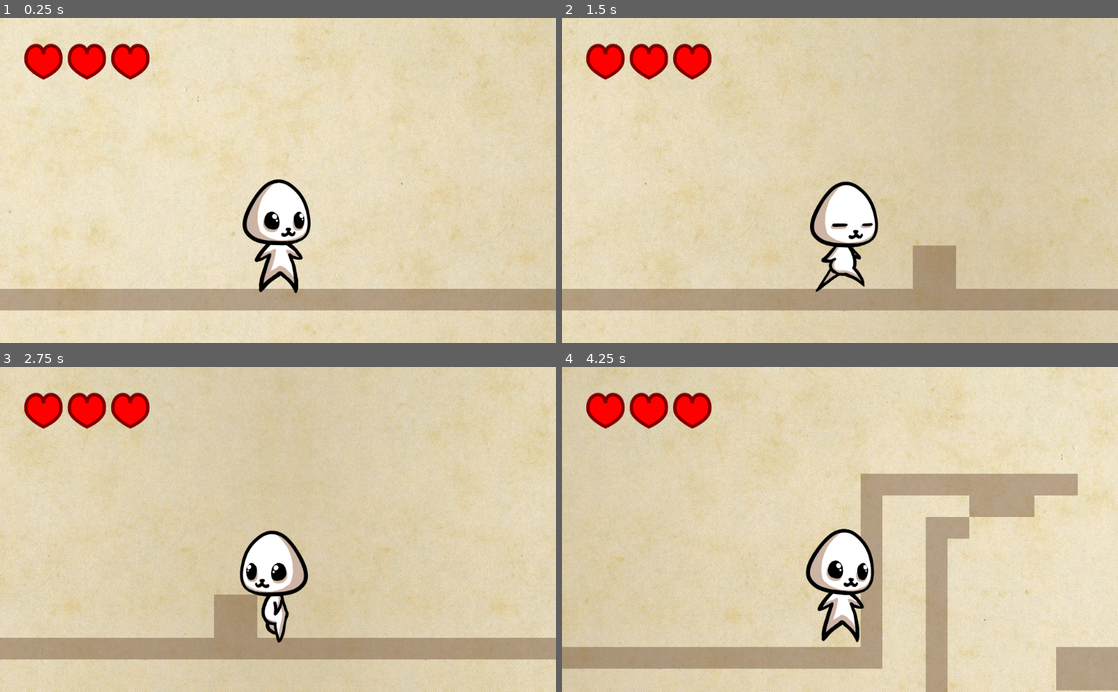
Above: before the commit, frames 1-4 (two rows, left to right).
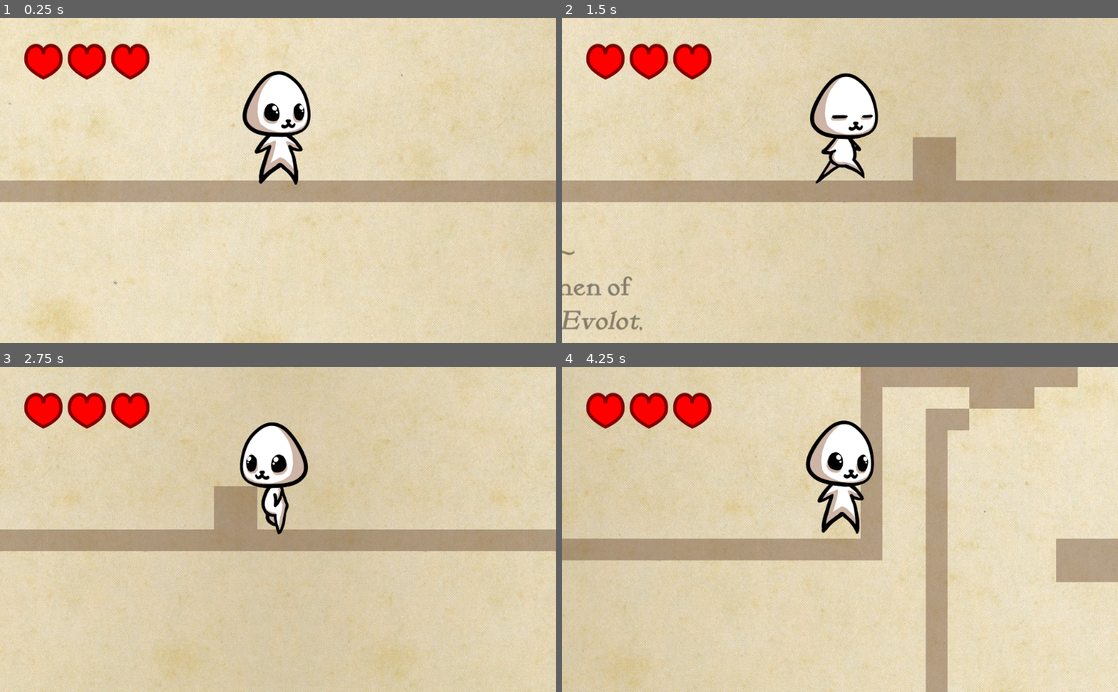
Above: after the commit, the same moments.

Repository: notapixelstudio/evolvania2
Game: Godot game, scene res://levels/Start.tscn
Same seed, same stepped clock (60 frames per second), same inputs: the game is played once before the commit and once after it. This scene is started directly instead of the project's main scene.
Inputs:
- Up to frame 1 (0.25 s): no input
- Up to frame 2 (1.5 s): tap Enter (ui_accept) at 0.5, 0.77 s; hold Right (ui_right) from 0.53 s (still down)
- Up to frame 3 (2.75 s): tap Enter (ui_accept) at 1.52 s; release Right (ui_right) at 2.03 s; hold Left (ui_left) from 2.03 s (still down)
- Up to frame 4 (4.25 s): release Left (ui_left) at 2.78 s; hold Right (ui_right) from 2.78 s (still down); tap Enter (ui_accept) at 3.02, 3.77 s

The runs differ from the first frame. In frame 1, 21% of the frame differs, in the area x 0-100%, y 0-100%; in frame 2, 22%; in frame 3, 21%; in frame 4, 26%.

Commit message:
figure system

Diff:
--- a/godot/Character.gd
+++ b/godot/Character.gd
@@ -1,4 +1,6 @@
 extends KinematicBody2D
+
+class_name Character
 
 export var x_speed : float = 700.0
 export var air_x_speed: float = 550.0
--- /dev/null
+++ b/godot/Diamond.gd
@@ -0,0 +1,5 @@
+extends Area2D
+
+func _on_Diamond_body_entered(body):
+	if body is Character:
+		queue_free()
--- a/godot/Diamond.tscn
+++ b/godot/Diamond.tscn
@@ -1,15 +1,18 @@
-[gd_scene load_steps=3 format=2]
+[gd_scene load_steps=4 format=2]
 
-[ext_resource path="res://assets/diamond.png" type="Texture" id=1]
+[ext_resource path="res://Diamond.gd" type="Script" id=1]
+[ext_resource path="res://assets/diamond.png" type="Texture" id=2]
 
 [sub_resource type="CircleShape2D" id=1]
 radius = 50.0
 
 [node name="Diamond" type="Area2D"]
+script = ExtResource( 1 )
 
 [node name="CollisionShape2D" type="CollisionShape2D" parent="."]
 shape = SubResource( 1 )
 
 [node name="diamond" type="Sprite" parent="."]
 scale = Vector2( 0.5, 0.5 )
-texture = ExtResource( 1 )
+texture = ExtResource( 2 )
+[connection signal="body_entered" from="." to="." method="_on_Diamond_body_entered"]
--- /dev/null
+++ b/godot/Figure.gd
@@ -0,0 +1,12 @@
+extends Node2D
+
+export var hidden = true
+
+func _ready():
+	if hidden:
+		modulate = Color(1,1,1,0)
+
+func _on_ShowArea_body_entered(body):
+	if hidden and body is Character:
+		hidden = false
+		$AnimationPlayer.play('Appear')
--- /dev/null
+++ b/godot/Figure.tscn
@@ -0,0 +1,38 @@
+[gd_scene load_steps=4 format=2]
+
+[ext_resource path="res://Figure.gd" type="Script" id=1]
+
+[sub_resource type="RectangleShape2D" id=1]
+extents = Vector2( 160, 400 )
+
+[sub_resource type="Animation" id=2]
+resource_name = "Appear"
+length = 3.0
+tracks/0/type = "value"
+tracks/0/path = NodePath(".:modulate")
+tracks/0/interp = 1
+tracks/0/loop_wrap = true
+tracks/0/imported = false
+tracks/0/enabled = true
+tracks/0/keys = {
+"times": PoolRealArray( 1, 3 ),
+"transitions": PoolRealArray( 0.5, 1 ),
+"update": 0,
+"values": [ Color( 1, 1, 1, 0 ), Color( 1, 1, 1, 1 ) ]
+}
+
+[node name="Figure" type="Node2D"]
+script = ExtResource( 1 )
+__meta__ = {
+"_edit_group_": true
+}
+
+[node name="ShowArea" type="Area2D" parent="."]
+
+[node name="CollisionShape2D" type="CollisionShape2D" parent="ShowArea"]
+position = Vector2( 0, -400 )
+shape = SubResource( 1 )
+
+[node name="AnimationPlayer" type="AnimationPlayer" parent="."]
+anims/Appear = SubResource( 2 )
+[connection signal="body_entered" from="ShowArea" to="." method="_on_ShowArea_body_entered"]
--- /dev/null
+++ b/godot/assets/figures/figures.svg
@@ -0,0 +1,156 @@
+<?xml version="1.0" encoding="UTF-8" standalone="no"?>
+<!-- Created with Inkscape (http://www.inkscape.org/) -->
+
+<svg
+   xmlns:dc="http://purl.org/dc/elements/1.1/"
+   xmlns:cc="http://creativecommons.org/ns#"
+   xmlns:rdf="http://www.w3.org/1999/02/22-rdf-syntax-ns#"
+   xmlns:svg="http://www.w3.org/2000/svg"
+   xmlns="http://www.w3.org/2000/svg"
+   xmlns:sodipodi="http://sodipodi.sourceforge.net/DTD/sodipodi-0.dtd"
+   xmlns:inkscape="http://www.inkscape.org/namespaces/inkscape"
+   width="210mm"
+   height="297mm"
+   viewBox="0 0 210 297"
+   version="1.1"
+   id="svg8"
+   inkscape:version="0.92.2 (5c3e80d, 2017-08-06)"
+   sodipodi:docname="figures.svg">
+  <defs
+     id="defs2" />
+  <sodipodi:namedview
+     id="base"
+     pagecolor="#ffffff"
+     bordercolor="#666666"
+     borderopacity="1.0"
+     inkscape:pageopacity="0.0"
+     inkscape:pageshadow="2"
+     inkscape:zoom="1.4"
+     inkscape:cx="330.23301"
+     inkscape:cy="856.69873"
+     inkscape:document-units="mm"
+     inkscape:current-layer="layer1"
+     showgrid="false"
+     inkscape:window-width="2070"
+     inkscape:window-height="1329"
+     inkscape:window-x="90"
+     inkscape:window-y="55"
+     inkscape:window-maximized="1" />
+  <metadata
+     id="metadata5">
+    <rdf:RDF>
+      <cc:Work
+         rdf:about="">
+        <dc:format>image/svg+xml</dc:format>
+        <dc:type
+           rdf:resource="http://purl.org/dc/dcmitype/StillImage" />
+        <dc:title></dc:title>
+      </cc:Work>
+    </rdf:RDF>
+  </metadata>
+  <g
+     inkscape:label="Layer 1"
+     inkscape:groupmode="layer"
+     id="layer1">
+    <flowRoot
+       xml:space="preserve"
+       id="flowRoot834"
+       style="font-style:normal;font-weight:normal;font-size:63.99443436px;line-height:1.25;font-family:sans-serif;text-align:center;letter-spacing:0px;word-spacing:0px;text-anchor:middle;fill:#000000;fill-opacity:1;stroke:none"
+       transform="matrix(0.13230317,0,0,0.13230317,2.4996313,2.1202256)"
+       inkscape:export-xdpi="150"
+       inkscape:export-ydpi="150"><flowRegion
+         id="flowRegion836"
+         style="font-size:63.99443436px"><rect
+           id="rect838"
+           width="618.57153"
+           height="590.71423"
+           x="2.1428571"
+           y="6.8053975"
+           style="font-size:63.99443436px" /></flowRegion><flowPara
+         id="flowPara840"
+         style="font-style:normal;font-variant:normal;font-weight:normal;font-stretch:normal;font-size:63.99443436px;line-height:1.10000002;font-family:KelmscottRoman;-inkscape-font-specification:KelmscottRoman">~ <flowSpan
+   style="font-style:italic;font-size:63.99443436px;line-height:1.10000002"
+   id="flowSpan842">fig. 1 </flowSpan>~</flowPara><flowPara
+         style="font-style:normal;font-variant:normal;font-weight:normal;font-stretch:normal;font-size:63.99443436px;line-height:1.10000002;font-family:KelmscottRoman;-inkscape-font-specification:KelmscottRoman"
+         id="flowPara844">A rare specimen of the ferocious <flowSpan
+   style="font-style:italic;font-size:63.99443436px;line-height:1.10000002"
+   id="flowSpan846">Evolot</flowSpan>, thought to be the common ancestor of all sentient life forms on the Planet.</flowPara></flowRoot>    <g
+       id="g911"
+       inkscape:export-xdpi="150"
+       inkscape:export-ydpi="150">
+      <flowRoot
+         xml:space="preserve"
+         id="flowRoot860"
+         style="font-style:normal;font-weight:normal;font-size:63.99443436px;line-height:1.25;font-family:sans-serif;text-align:center;letter-spacing:0px;word-spacing:0px;text-anchor:middle;fill:#000000;fill-opacity:1;stroke:none"
+         transform="matrix(0.13230317,0,0,0.13230317,110.9788,2.1202256)"><flowRegion
+           id="flowRegion850"
+           style="font-size:63.99443436px"><rect
+             id="rect848"
+             width="786.24237"
+             height="732.12335"
+             x="2.1428571"
+             y="6.8053975"
+             style="font-size:63.99443436px" /></flowRegion><flowPara
+           id="flowPara854"
+           style="font-style:normal;font-variant:normal;font-weight:normal;font-stretch:normal;font-size:63.99443436px;line-height:1.10000002;font-family:KelmscottRoman;-inkscape-font-specification:KelmscottRoman">~ <flowSpan
+   style="font-style:italic;font-size:63.99443436px;line-height:1.10000002"
+   id="flowSpan852">fig. 2 </flowSpan>~</flowPara><flowPara
+           id="flowPara864"
+           style="font-style:normal;font-variant:normal;font-weight:normal;font-stretch:normal;font-size:63.99443436px;line-height:1.10000002;font-family:KelmscottRoman;-inkscape-font-specification:KelmscottRoman">It is said that the <flowSpan
+   id="flowSpan862"
+   style="font-style:italic">Red Tree</flowSpan> was so enormous that its roots were found anywhere a hole can be dug.</flowPara></flowRoot>      <flowRoot
+         transform="matrix(0.13230317,0,0,0.13230317,110.9788,59.272928)"
+         style="font-style:normal;font-weight:normal;font-size:63.99443436px;line-height:1.25;font-family:sans-serif;text-align:center;letter-spacing:0px;word-spacing:0px;text-anchor:middle;fill:#000000;fill-opacity:1;stroke:none"
+         id="flowRoot886"
+         xml:space="preserve"><flowRegion
+           style="font-size:63.99443436px"
+           id="flowRegion874"><rect
+             style="font-size:63.99443436px"
+             y="6.8053975"
+             x="2.1428571"
+             height="732.12335"
+             width="786.24237"
+             id="rect872" /></flowRegion><flowPara
+           style="font-style:normal;font-variant:normal;font-weight:normal;font-stretch:normal;font-size:63.99443436px;line-height:1.10000002;font-family:KelmscottRoman;-inkscape-font-specification:KelmscottRoman"
+           id="flowPara884">Clearly a hyperbole, for a plant of such scale could never exist in the first place.</flowPara></flowRoot>    </g>
+    <g
+       id="g976"
+       inkscape:export-xdpi="150"
+       inkscape:export-ydpi="150">
+      <flowRoot
+         xml:space="preserve"
+         id="flowRoot925"
+         style="font-style:normal;font-weight:normal;font-size:63.99443436px;line-height:1.25;font-family:sans-serif;text-align:center;letter-spacing:0px;word-spacing:0px;text-anchor:middle;fill:#000000;fill-opacity:1;stroke:none"
+         transform="matrix(0.13230317,0,0,0.13230317,2.4996313,105.6857)"><flowRegion
+           id="flowRegion915"
+           style="font-size:63.99443436px"><rect
+             id="rect913"
+             width="784.27155"
+             height="873.54694"
+             x="2.1428571"
+             y="6.8053975"
+             style="font-size:63.99443436px" /></flowRegion><flowPara
+           id="flowPara919"
+           style="font-style:normal;font-variant:normal;font-weight:normal;font-stretch:normal;font-size:63.99443436px;line-height:1.10000002;font-family:KelmscottRoman;-inkscape-font-specification:KelmscottRoman">~ <flowSpan
+   style="font-style:italic;font-size:63.99443436px;line-height:1.10000002"
+   id="flowSpan917">fig. 3 </flowSpan>~</flowPara><flowPara
+           id="flowPara935"
+           style="font-style:normal;font-variant:normal;font-weight:normal;font-stretch:normal;font-size:63.99443436px;line-height:1.10000002;font-family:KelmscottRoman;-inkscape-font-specification:KelmscottRoman">A <flowSpan
+   id="flowSpan929"
+   style="font-style:italic">diamond</flowSpan>, i.e., a rather common, shiny stone with absolutely no intrinsic value.</flowPara></flowRoot>      <flowRoot
+         transform="matrix(0.13230317,0,0,0.13230317,3.9480596,152.44138)"
+         style="font-style:normal;font-weight:normal;font-size:63.99443436px;line-height:1.25;font-family:sans-serif;text-align:center;letter-spacing:0px;word-spacing:0px;text-anchor:middle;fill:#000000;fill-opacity:1;stroke:none"
+         id="flowRoot951"
+         xml:space="preserve"><flowRegion
+           style="font-size:63.99443436px"
+           id="flowRegion939"><rect
+             style="font-size:63.99443436px"
+             y="6.8053975"
+             x="2.1428571"
+             height="870.69006"
+             width="761.41644"
+             id="rect937" /></flowRegion><flowPara
+           style="font-style:normal;font-variant:normal;font-weight:normal;font-stretch:normal;font-size:63.99443436px;line-height:1.10000002;font-family:KelmscottRoman;-inkscape-font-specification:KelmscottRoman"
+           id="flowPara949">Why Evolots (or anyone) would spend their time trying to hoard them is still a mystery.</flowPara></flowRoot>    </g>
+  </g>
+</svg>
--- a/godot/levels/Start.tscn
+++ b/godot/levels/Start.tscn
@@ -1,11 +1,15 @@
-[gd_scene load_steps=10 format=2]
+[gd_scene load_steps=17 format=2]
 
 [ext_resource path="res://assets/levels/old_book_texture.jpg" type="Texture" id=1]
 [ext_resource path="res://assets/levels/tile_solid.png" type="Texture" id=2]
-[ext_resource path="res://Character.tscn" type="PackedScene" id=3]
-[ext_resource path="res://Controls.tscn" type="PackedScene" id=4]
-[ext_resource path="res://Diamond.tscn" type="PackedScene" id=5]
-[ext_resource path="res://HUD/LifeCounter.tscn" type="PackedScene" id=6]
+[ext_resource path="res://Figure.tscn" type="PackedScene" id=3]
+[ext_resource path="res://assets/figures/fig001.png" type="Texture" id=4]
+[ext_resource path="res://assets/figures/fig002.png" type="Texture" id=5]
+[ext_resource path="res://assets/figures/fig003.png" type="Texture" id=6]
+[ext_resource path="res://Character.tscn" type="PackedScene" id=7]
+[ext_resource path="res://Controls.tscn" type="PackedScene" id=8]
+[ext_resource path="res://Diamond.tscn" type="PackedScene" id=9]
+[ext_resource path="res://HUD/LifeCounter.tscn" type="PackedScene" id=10]
 
 [sub_resource type="ConvexPolygonShape2D" id=1]
 points = PoolVector2Array( 0, 0, 40, 0, 40, 40, 0, 40 )
@@ -27,6 +31,41 @@
 "shape_transform": Transform2D( 1, 0, 0, 1, 0, 0 )
 } ]
 0/z_index = 0
+
+[sub_resource type="Animation" id=4]
+resource_name = "Appear"
+length = 3.0
+tracks/0/type = "value"
+tracks/0/path = NodePath(".:modulate")
+tracks/0/interp = 1
+tracks/0/loop_wrap = true
+tracks/0/imported = false
+tracks/0/enabled = true
+tracks/0/keys = {
+"times": PoolRealArray( 1, 3 ),
+"transitions": PoolRealArray( 0.5, 1 ),
+"update": 0,
+"values": [ Color( 1, 1, 1, 0 ), Color( 1, 1, 1, 1 ) ]
+}
+
+[sub_resource type="RectangleShape2D" id=5]
+extents = Vector2( 160, 400 )
+
+[sub_resource type="Animation" id=6]
+resource_name = "Appear"
+length = 3.0
+tracks/0/type = "value"
+tracks/0/path = NodePath(".:modulate")
+tracks/0/interp = 1
+tracks/0/loop_wrap = true
+tracks/0/imported = false
+tracks/0/enabled = true
+tracks/0/keys = {
+"times": PoolRealArray( 1, 3 ),
+"transitions": PoolRealArray( 0.5, 1 ),
+"update": 0,
+"values": [ Color( 1, 1, 1, 0 ), Color( 1, 1, 1, 1 ) ]
+}
 
 [sub_resource type="RectangleShape2D" id=3]
 extents = Vector2( 120, 40 )
@@ -55,23 +94,59 @@
 format = 1
 tile_data = PoolIntArray( -655327, 0, 0, -655326, 0, 0, -655325, 0, 0, -655324, 0, 0, -655323, 0, 0, -655322, 0, 0, -65 …(9359 unchanged characters)…
 
-[node name="Hero" parent="." instance=ExtResource( 3 )]
+[node name="fig001" parent="." instance=ExtResource( 3 )]
+editor/display_folded = true
+position = Vector2( 440, 2000 )
+
+[node name="Text" type="Sprite" parent="fig001"]
+texture = ExtResource( 4 )
+
+[node name="fig002" parent="." instance=ExtResource( 3 )]
+editor/display_folded = true
+position = Vector2( -2320, 1840 )
+
+[node name="CollisionShape2D" parent="fig002/ShowArea" index="0"]
+position = Vector2( 600, -320 )
+
+[node name="AnimationPlayer" parent="fig002" index="1"]
+anims/Appear = SubResource( 4 )
+
+[node name="Text" type="Sprite" parent="fig002"]
+texture = ExtResource( 5 )
+
+[node name="fig003" parent="." instance=ExtResource( 3 )]
+editor/display_folded = true
+position = Vector2( 2520, 2360 )
+
+[node name="CollisionShape2D" parent="fig003/ShowArea" index="0"]
+position = Vector2( 360, -565.5 )
+
+[node name="CollisionShape2D2" type="CollisionShape2D" parent="fig003/ShowArea" index="1"]
+position = Vector2( -360, -560 )
+shape = SubResource( 5 )
+
+[node name="AnimationPlayer" parent="fig003" index="1"]
+anims/Appear = SubResource( 6 )
+
+[node name="Text" type="Sprite" parent="fig003"]
+texture = ExtResource( 6 )
+
+[node name="Hero" parent="." instance=ExtResource( 7 )]
 position = Vector2( 440, 1679.99 )
 dna = {
 "horn": false,
 "pigmy": false
 }
 
-[node name="Controls" parent="Hero" instance=ExtResource( 4 )]
+[node name="Controls" parent="Hero" instance=ExtResource( 8 )]
 
 [node name="Camera2D" type="Camera2D" parent="Hero"]
-position = Vector2( 0, -200 )
 current = true
-limit_bottom = 3000
+limit_bottom = 2600
 drag_margin_h_enabled = false
 drag_margin_v_enabled = false
 
-[node name="Diamond" parent="." instance=ExtResource( 5 )]
+[node name="Diamond" parent="." instance=ExtResource( 9 )]
 position = Vector2( 2520, 1880 )
 
 [node name="Exit" type="Area2D" parent="."]
@@ -85,8 +160,12 @@
 
 [node name="HUD" type="CanvasLayer" parent="."]
 
-[node name="LifeCounter" parent="HUD" instance=ExtResource( 6 )]
+[node name="LifeCounter" parent="HUD" instance=ExtResource( 10 )]
 
 [node name="RichTextLabel" type="RichTextLabel" parent="."]
 margin_right = 40.0
 margin_bottom = 40.0
+
+[editable path="fig002"]
+
+[editable path="fig003"]
--- a/godot/project.godot
+++ b/godot/project.godot
@@ -8,9 +8,14 @@
 
 config_version=4
 
-_global_script_classes=[  ]
+_global_script_classes=[ {
+"base": "KinematicBody2D",
+"class": "Character",
+"language": "GDScript",
+"path": "res://Character.gd"
+} ]
 _global_script_class_icons={
-
+"Character": ""
 }
 
 [application]
Binary file added: godot/assets/figures/fig001.png
Not shown, added: godot/assets/figures/fig001.png.import
Binary file added: godot/assets/figures/fig002.png
Not shown, added: godot/assets/figures/fig002.png.import
Binary file added: godot/assets/figures/fig003.png
Not shown, added: godot/assets/figures/fig003.png.import
Not shown, added: godot/assets/figures/figures.svg.import
